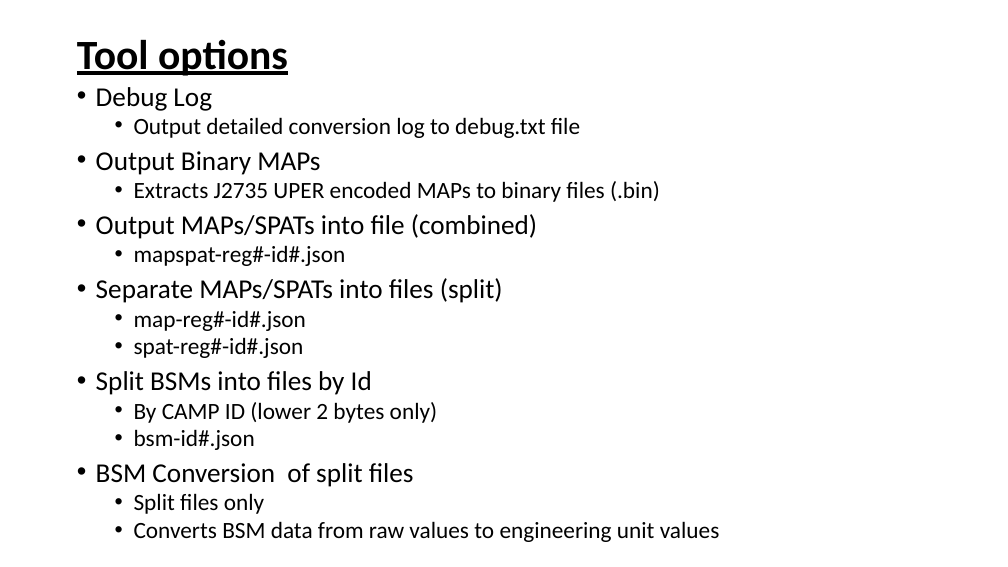
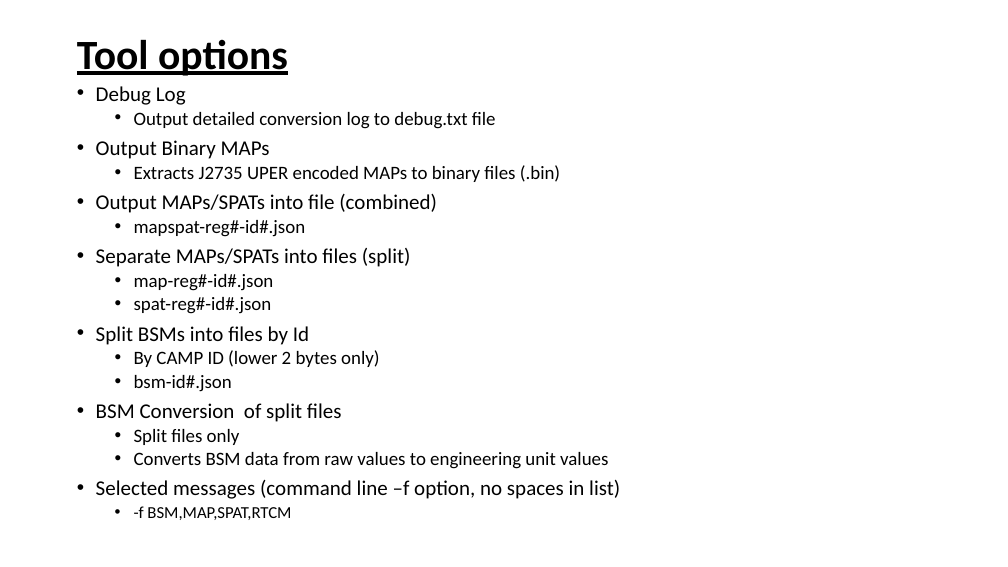
Before and after one commit to nprobert/j2735_tools, a slide deck: slide 12 of docs/NTCNA PCAP Decoder JSON Converter.pptx (slide 4 before the commit). Drawn at 1008x567 pixels with LibreOffice and Linux fonts; fonts in the diff are those of the drawing. Boxes give left, top, right and bottom in pixels: in the first picture for what was removed or moved away, otherwise in the second. Text is boxed around its words. In the diff, an @@ line names an element or a change of style, - is before the commit and + after.

```diff
--- a/docs/NTCNA PCAP Decoder JSON Converter.pptx
+++ b/docs/NTCNA PCAP Decoder JSON Converter.pptx
@@ text at [96, 86, 608, 469]: size 25.9 to 20 pt in "Debug Log", "Output Binary MAPs", "Output MAPs/SPATs into file (combined)", "Separate MAPs/SPATs into files (split)" and 2 more places; size 22.2 to 18 pt in "Output detailed conversion log to debug.txt file", "Extracts J2735 UPER encoded MAPs to binary ...", "mapspat-reg#-id#.json", "map-reg#-id#.json" and 5 more places @@
@@ text at [96, 480, 620, 520]: paragraphs added @@
+• Selected messages (command line –f option, no spaces in list)
+  • -f BSM,MAP,SPAT,RTCM
```
Also in this commit, not shown: 12 other slides changed, 2 slides added.
